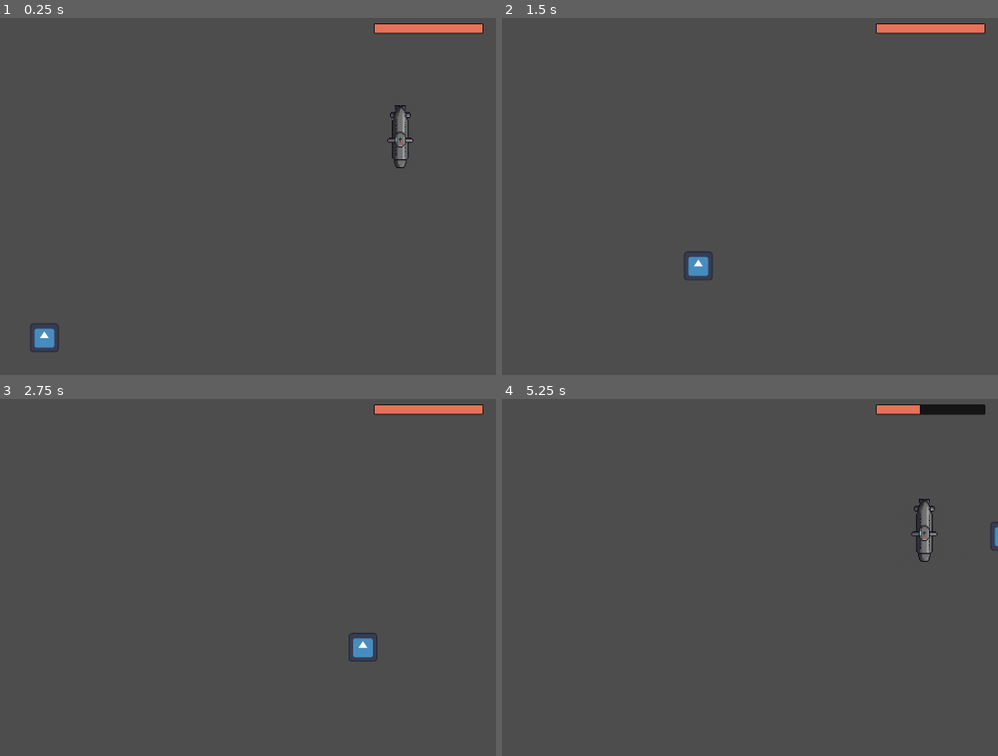
Above: before the commit, frames 1-4 (two rows, left to right).
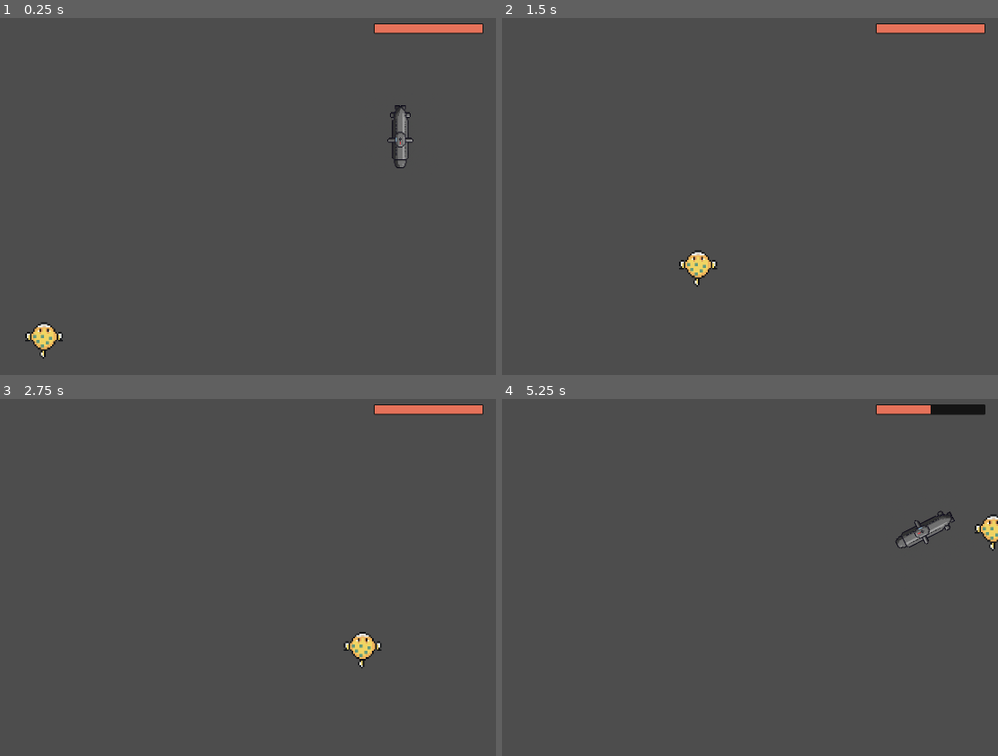
Above: after the commit, the same moments.

Repository: AbuHarambe/Deepsea_Invaders
Game: Godot game, scene res://Scenes/main.tscn
Same seed, same stepped clock (60 frames per second), same inputs: the game is played once before the commit and once after it. The engine's default icon, where the game draws it, is replaced by a stand-in: a white triangle on a blue panel in a dark square.
Inputs:
- Up to frame 1 (0.25 s): no input
- Up to frame 2 (1.5 s): hold D (Right) 0.53-1.28 s; hold S (Down) from 1.28 s (still down)
- Up to frame 3 (2.75 s): release S (Down) at 2.03 s; hold D (Right) from 2.03 s (still down)
- Up to frame 4 (5.25 s): release D (Right) at 2.78 s; hold W (Up) 2.78-3.53 s; hold A (Left) 3.53-5.03 s; tap Enter at 4.25 s; hold S (Down) from 5.03 s (still down)

The runs differ from the first frame. In frame 1, 0.4% of the frame differs, in the area x 5-13%, y 85-96%; in frame 2, 0.4%; in frame 3, 0.4%; in frame 4, 1.1%, in the area x 79-100%, y 1-46%.

Commit message:
Rotations feature
sprite und hurtbox rotieren automatisch anhand einer approximation des vorherigen und jetzigen bewegungsvektor

Diff:
--- a/Scenes/enemy.tscn
+++ b/Scenes/enemy.tscn
@@ -1,7 +1,7 @@
 [gd_scene load_steps=4 format=3 uid="uid://4atn6j1ayvu6"]
 
 [ext_resource type="Script" uid="uid://cxcvxsysfexi4" path="res://Scripts/enemy.gd" id="1_1f0kj"]
-[ext_resource type="Texture2D" uid="uid://bjhdtsjvr6wry" path="res://icon.svg" id="1_hghv2"]
+[ext_resource type="Texture2D" uid="uid://srcu0wghh0rc" path="res://Assets/Visual/Pufferfish.png" id="2_1f0kj"]
 
 [sub_resource type="RectangleShape2D" id="RectangleShape2D_1f0kj"]
 size = Vector2(127, 127)
@@ -10,7 +10,9 @@
 script = ExtResource("1_1f0kj")
 
 [node name="Sprite2D" type="Sprite2D" parent="."]
-texture = ExtResource("1_hghv2")
+position = Vector2(-0.99998474, 9.000015)
+scale = Vector2(7.0078125, 7.0078125)
+texture = ExtResource("2_1f0kj")
 
 [node name="CollisionShape2D" type="CollisionShape2D" parent="."]
 position = Vector2(-0.5, -0.5)
--- a/Scripts/player.gd
+++ b/Scripts/player.gd
@@ -2,13 +2,21 @@
 
 # @export makes the variables show up on the right menu in Godot called Inspector
 @export var speed = 600
+@export var rotation_speed = 10.0
 @export var acceleration: float = 1800.0 # How quickly the player reaches max speed
 @export var friction: float = 1400.0 # How quickly the player slows down
 @export var max_health: int = 100
 
+@onready var sprite_node = $Sprite
+@onready var hurtbox_node = $Hurtbox
 @onready var health_bar = get_tree().get_first_node_in_group("progress_bars")
 
 var current_health: int = 0
+
+# Const PI is 3.14159... (180 degrees)
+const PI_FLIP = PI
+# Start with -PI/2 to fix the 90 degree alignment
+const UP_AXIS_OFFSET = -PI / 2.0
 
 var boundary_top_left = Vector2.ZERO
 var boundary_bottom_right = Vector2.ZERO
@@ -43,6 +51,30 @@
 		velocity = velocity.move_toward(Vector2.ZERO, friction * delta)
 
 	#moves the body based on the velocity set above
+
+	if velocity.length_squared() > 1.0:
+
+		# 1. Start with the vector's angle
+		var target_rotation = velocity.angle()
+
+		# 2. Add the 90-degree offset to align the sprite (e.g., UP)
+		target_rotation += UP_AXIS_OFFSET
+
+		# 3. 🚨 ADD THE 180 DEGREE FLIP 🚨
+		target_rotation += PI_FLIP
+
+		# 4. Smoothly rotate the nodes
+		sprite_node.rotation = lerp_angle(
+			sprite_node.rotation,
+			target_rotation,
+			delta * rotation_speed # This changes the speed of rotation
+		)
+		hurtbox_node.rotation = lerp_angle(
+			hurtbox_node.rotation,
+			target_rotation,
+			delta * rotation_speed # This changes the speed of rotation
+		)
+
 	move_and_slide()
 	clamp_position()
 
--- a/project.godot
+++ b/project.godot
@@ -56,5 +56,6 @@
 
 [rendering]
 
+textures/canvas_textures/default_texture_filter=0
 renderer/rendering_method="gl_compatibility"
 renderer/rendering_method.mobile="gl_compatibility"
Binary file added: Assets/Visual/Pufferfish.png
Not shown, added: Assets/Visual/Pufferfish.png.import
